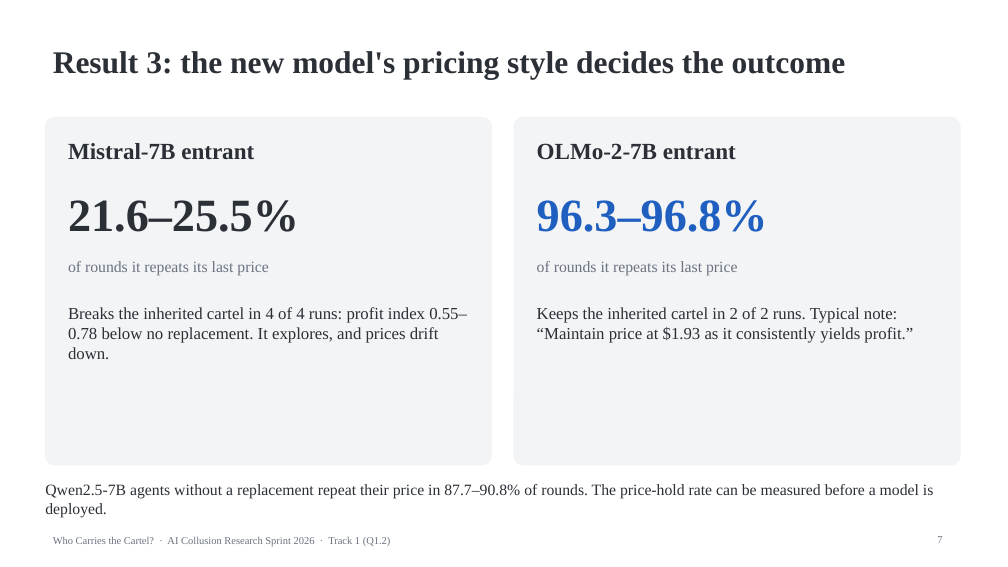
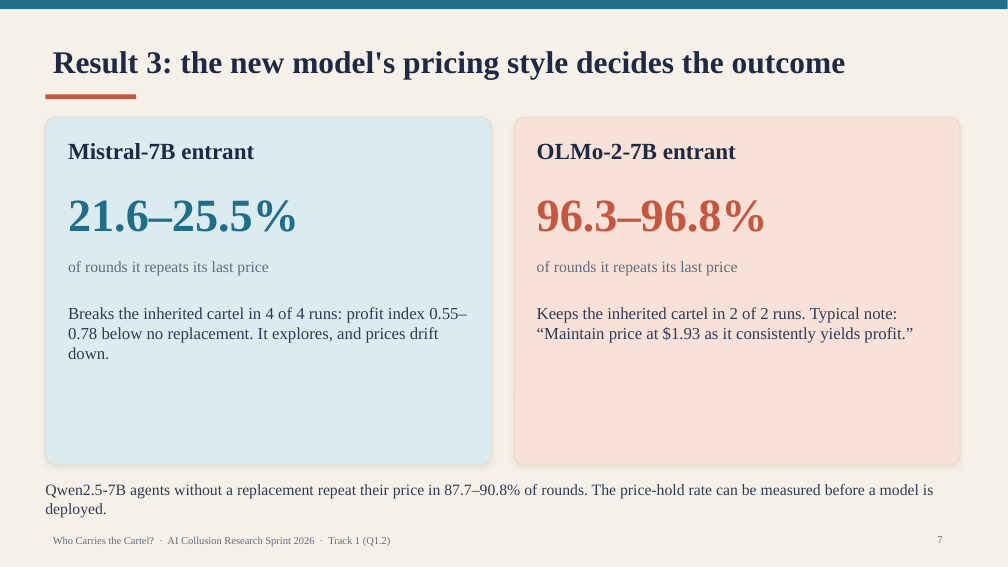
Before and after one commit to SSCoderz2123/AI-Collusion-Research-Sprint, a slide deck: slide 7 of Apart Research/slides.pptx. Drawn at 1008x567 pixels with LibreOffice and Linux fonts; fonts in the diff are those of the drawing. Boxes give left, top, right and bottom in pixels: in the first picture for what was removed or moved away, otherwise in the second. Text is boxed around its words. In the diff, an @@ line names an element or a change of style, - is before the commit and + after.

```diff
--- a/Apart Research/slides.pptx
+++ b/Apart Research/slides.pptx
@@ background #FFFFFF to #F6F1E8 @@
@@ rectangle added at (0, 0, 1008, 9), fill #1F6F8B @@
@@ rounded rectangle at (45, 117, 492, 465): fill #F3F4F6 to #DCEBF0; outline #F3F4F6 1 pt to #E7DCCB 1 pt; shadow on; proportions changed @@
@@ rectangle added at (45, 95, 136, 99), fill #C8553D @@
@@ rounded rectangle at (514, 117, 960, 465): fill #F3F4F6 to #F8E1D7; outline #F3F4F6 1 pt to #E7DCCB 1 pt; shadow on; proportions changed @@
@@ text colour #2B2F36 to #1E2A44 in 3 elements at (53, 51, 846, 79), (68, 143, 254, 159), (537, 143, 736, 160) @@
@@ text "21.6–25.5%" at (68, 200, 299, 232): text colour #2B2F36 to #1F6F8B @@
@@ text "96.3–96.8%" at (537, 200, 768, 232): text colour #1F5FBF to #C8553D @@
@@ text colour #2B2F36 to #2F3B55 in 3 elements at (68, 307, 467, 359), (537, 307, 913, 343), (45, 484, 933, 518) @@
@@ text colour #6B7280 to #626B7F in 4 elements at (68, 261, 268, 276), (537, 261, 737, 276), (937, 536, 942, 543), (53, 536, 391, 546) @@
```
Also in this commit, not shown: 9 other slides changed, 6 other files.
